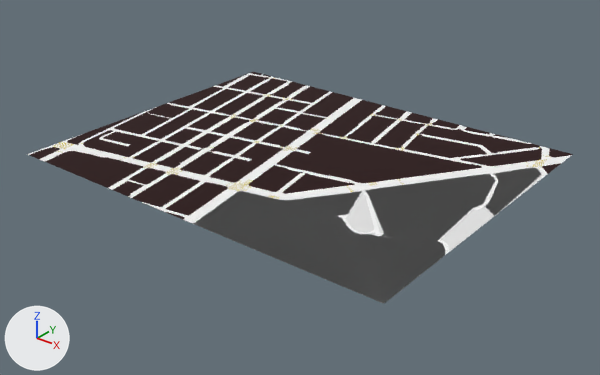
One commit to the glTF model packages/client/public/maps/11-NW-19D.glb: the scene before it, then after it.
Camera for both pictures: a 50 mm camera at (836463.0, 818448.0, 587.0) aimed at (835637.0, 819480.0, -53.0). The axes (+X, +Y, +Z) are drawn at lower left. The lights are the same throughout. The older version comes first. Where no turn or scale is listed for an object, it has been applied to the vertices. Vertices at exactly the same position are counted once.

Names of what the first picture shows: 'T19Dmap'.
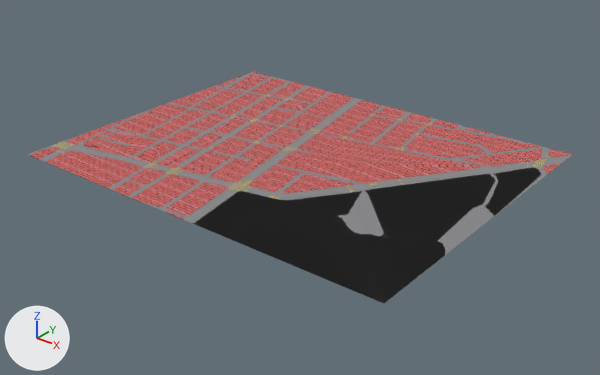
Changed parts and their boxes (x1, y1, x2, y2) in the pictures (600 x 375 px):
'T19Dmap', recoloured, surface changed
    both: (28, 72, 573, 303)
part 1 of me_plane_060, recoloured (darker)
    both: (54, 93, 553, 303)

Edits to the bpy script that builds the scene:
```text
Change mat_road:
    mat_road.metallic: 0.938 -> 0.0
    mat_road.base_color: (1.0, 1.0, 1.0) -> (0.24, 0.24, 0.25)  # white #ffffff -> grey #868689
Change mat_walk:
    where n3 = _N.new('ShaderNodeMapping'); n3.name = 'Mapping'
    remove n3.inputs[2].default_value = (0.0, 0.0, -0.262)  # 'Rotation'
    add n3.inputs[1].default_value = (0.0, -23.0, 0.0)  # 'Location'
    n3.inputs[3].default_value: (600.0, 750.0, 1.0) -> (24.0, 24.0, 1.0)  # 'Scale'
    where n4 = _N.new('ShaderNodeUVMap'); n4.name = 'UV Map'
    n4.uv_map: 'UVMap' -> 'UVMap.001'
Change me_plane_060:
    where me_plane_060.from_pydata(...)  # 16669 vertices, 18815 faces; spans x -62.0..690.0, y -593.0..7.0, z 0.0
    used by ob_t19dmap; location = (835307.0, 819792.0, 0.0)
    me_plane_060 part 1: all 2799 faces that had it switch from no material to mat_road (grey #868689)
```
